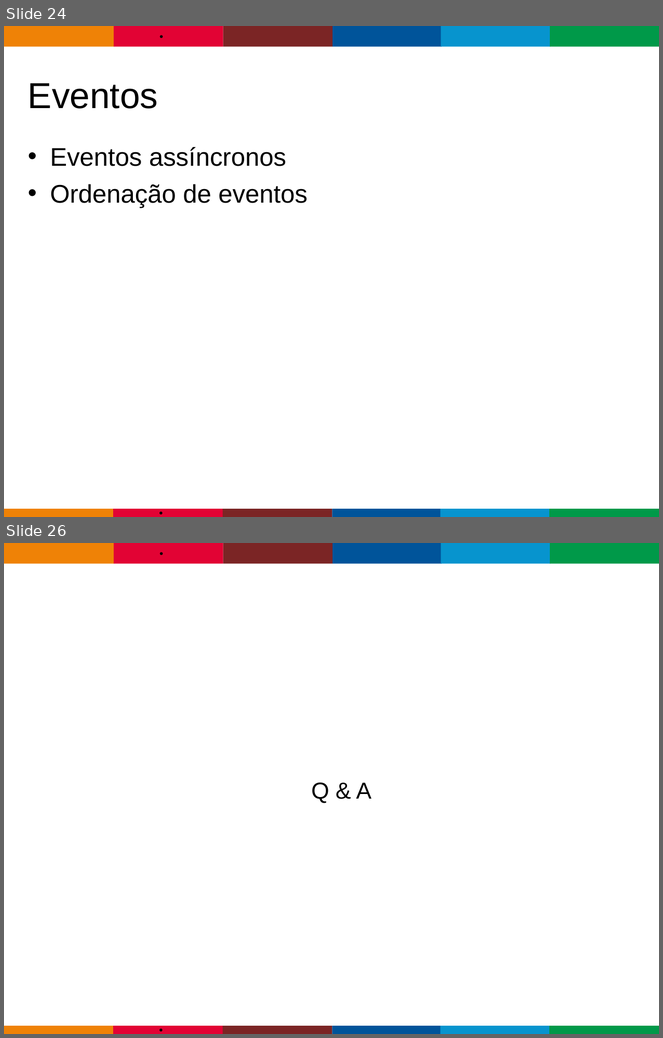
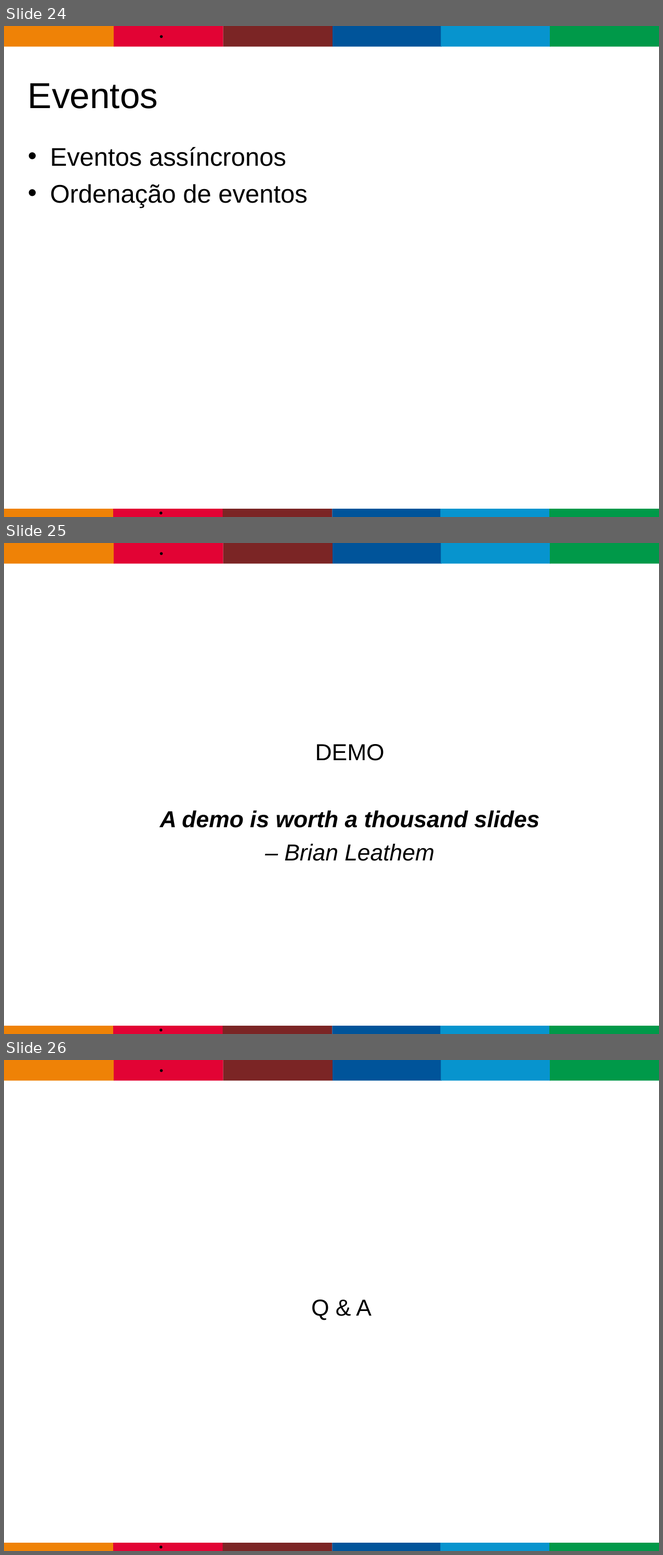
Before and after one commit to gastaldi/talks, a slide deck: CDI/TDC2015/TDC_2015-CDI-2.0.odp. Shown one above the other, each under a label of ours: slides 24 and 26 before the commit, slides 24, 25 and 26 after it; the slides between them are not shown. The pictures are 663x1038 and 663x1555 pixels, drawn with LibreOffice and Linux fonts; fonts in the diff are those of the drawing; background and template pictures are left out. Boxes give left, top, right and bottom in pixels: in the first picture for what was removed or moved away, otherwise in the second. Text is boxed around its words. In the diff, an @@ line names an element or a change of style, - is before the commit and + after.

```diff
--- a/CDI/TDC2015/TDC_2015-CDI-2.0.odp
+++ b/CDI/TDC2015/TDC_2015-CDI-2.0.odp
@@ slide 25 added at <box>4,543,659,1034</box>, background #FFFFFF; not listed: 13 template elements that a slide beside it also shows @@
@@ subtitle added at <box>160,744,540,861</box>, 28 pt, text #000000, bold, italic @@
+DEMO
+A demo is worth a thousand slides
+– Brian Leathem
```
Also in this commit, not shown: 1 slide removed.
